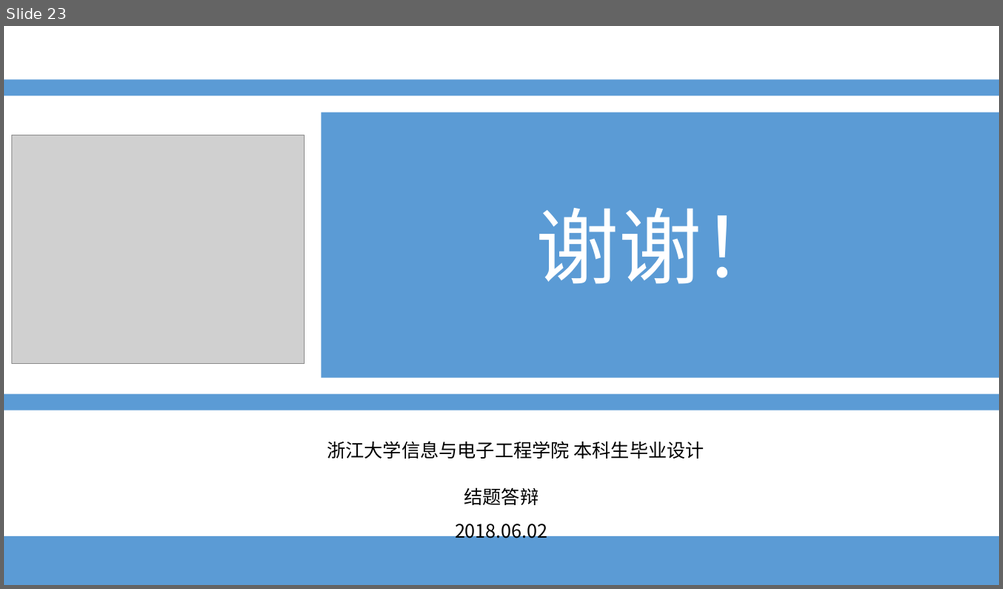
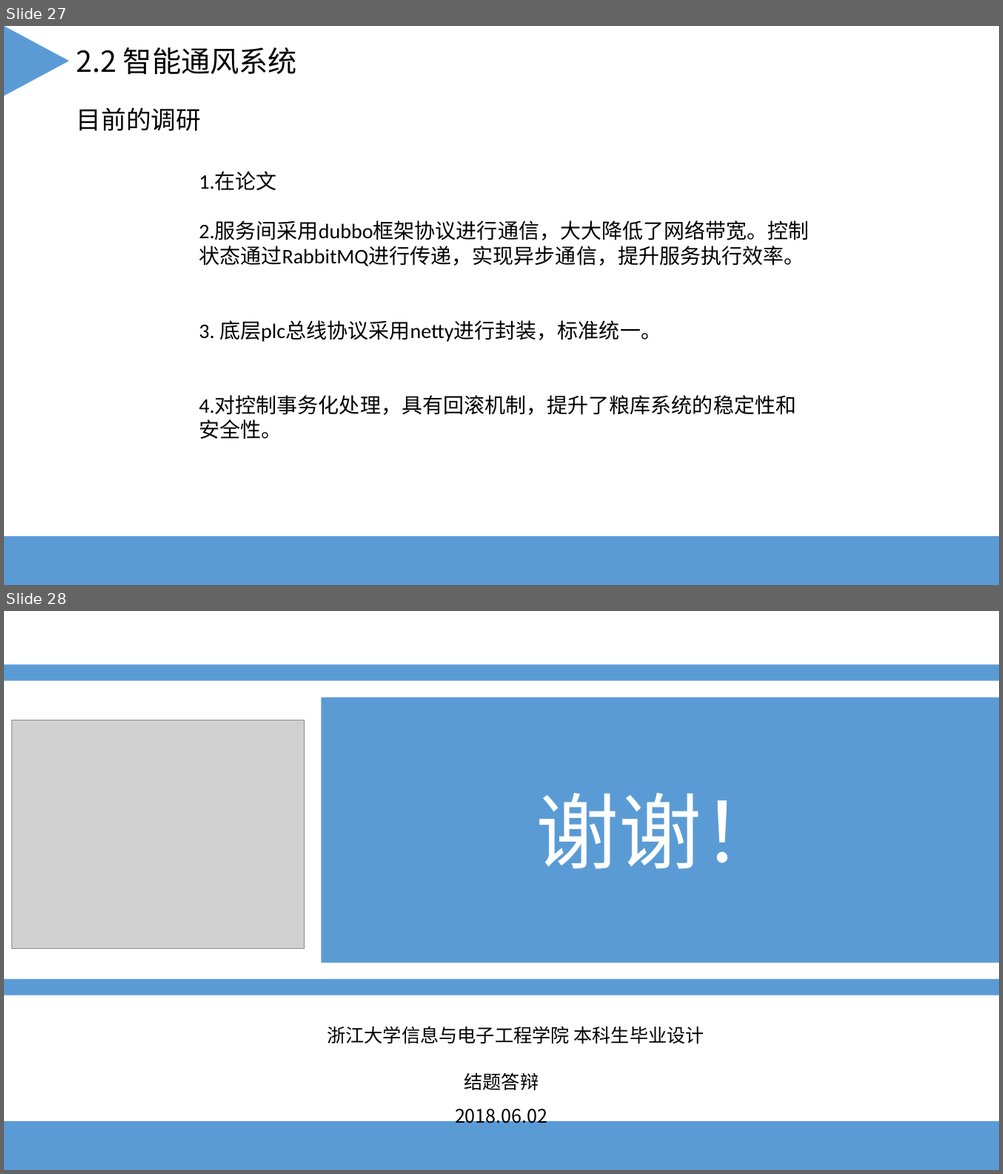
Before and after one commit to yangkaigithub/scada-task, a slide deck: 文档/毕设答辩.ppt. Shown one above the other, each under a label of ours: slide 23 before the commit, slides 27 and 28 after it. The pictures are 1003x589 and 1003x1174 pixels, drawn with LibreOffice and Linux fonts; fonts in the diff are those of the drawing; grey boxes stand for pictures. Boxes give left, top, right and bottom in pixels: in the first picture for what was removed or moved away, otherwise in the second. Text is boxed around its words. In the diff, an @@ line names an element or a change of style, - is before the commit and + after.

```diff
--- a/文档/毕设答辩.ppt
+++ b/文档/毕设答辩.ppt
@@ slide 27 added at (4, 26, 999, 585), background #FFFFFF @@
@@ triangle added at (5, 26, 69, 96), fill #5B9BD5 @@
@@ text added at (77, 47, 297, 74), 28 pt, text #000000 @@
+2.2 智能通风系统
@@ text added at (77, 107, 201, 131), 24 pt, text #000000 @@
+目前的调研
@@ text added at (199, 172, 808, 440), 20 pt, text #000000 @@
+1.在论文
+2.服务间采用dubbo框架协议进行通信，大大降低了网络带宽。控制状态通过RabbitMQ进行传递，实现异步通信，提升服务执行效率。
+3. 底层plc总线协议采用netty进行封装，标准统一。
+4.对控制事务化处理，具有回滚机制，提升了粮库系统的稳定性和安全性。
@@ rectangle added at (4, 537, 999, 585), fill #5B9BD5 @@
@@ what was slide 23 is now slide 28 @@
```
Also in this commit, not shown: 16 slides changed, 8 other slides added, 4 slides removed, 6 other files.
